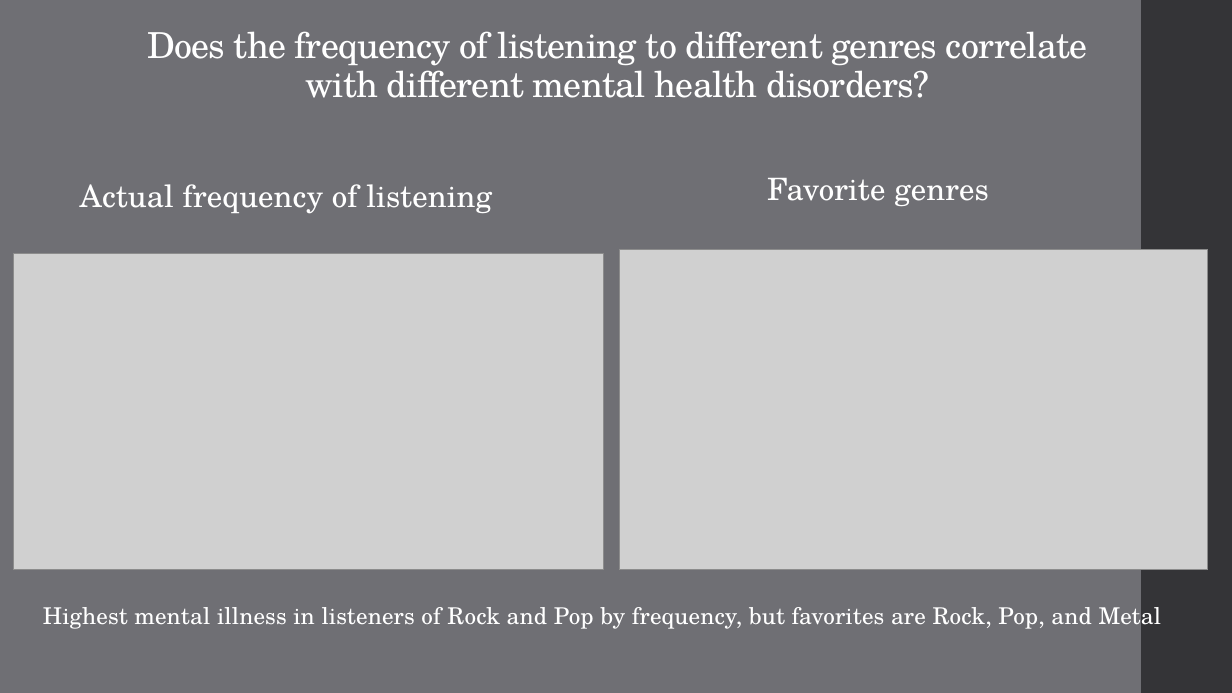
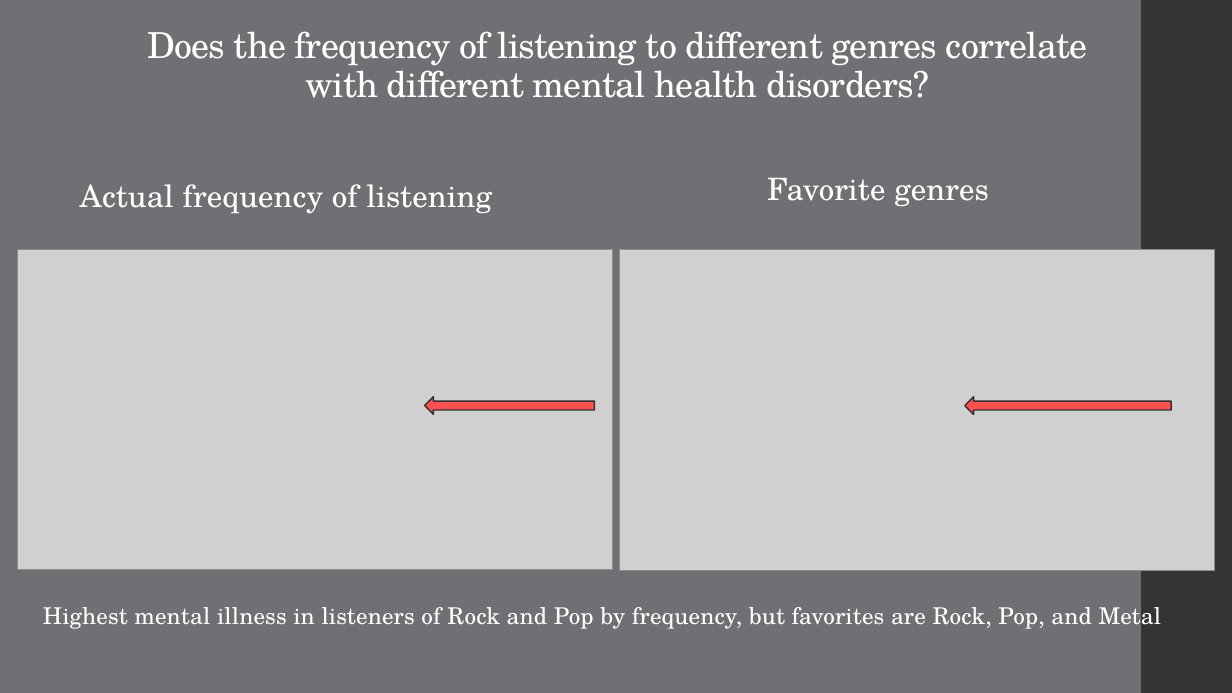
Before and after one commit to TheWizler/project1_group_10, a slide deck: slide 9 of Sarah's_work/Project 1 Presentation copy.pptx. Drawn at 1232x693 pixels with LibreOffice and Linux fonts; fonts in the diff are those of the drawing; grey boxes stand for pictures. Boxes give left, top, right and bottom in pixels: in the first picture for what was removed or moved away, otherwise in the second. Text is boxed around its words. In the diff, an @@ line names an element or a change of style, - is before the commit and + after.

```diff
--- a/Sarah's_work/Project 1 Presentation copy.pptx
+++ b/Sarah's_work/Project 1 Presentation copy.pptx
@@ picture: place and size @@
-picture at box(14, 253, 604, 569)
+picture at box(18, 250, 613, 570)
@@ picture: place and size @@
-picture at box(619, 250, 1208, 570)
+picture at box(619, 250, 1214, 571)
@@ left arrow added at box(425, 396, 595, 414), fill #FF5050, outline #313133 1.1 pt @@
@@ left arrow added at box(965, 396, 1171, 414), fill #FF5050, outline #313133 1.1 pt @@
```
Also in this commit, not shown: 6 other slides changed, 5 other files.
